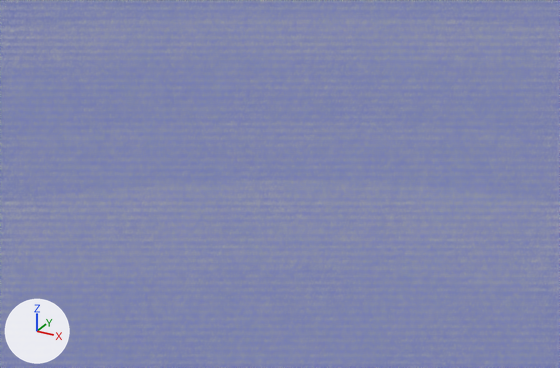
The Blender file vl.vlabs.com.ua/models/vlabs2/first.scene/first.scene.blend as it was, and as the next commit left it.
Before and after are seen from a 50 mm lens placed at (0.251, -5.196, 0.198), pointed at (0.018, -4.771, -0.014). Every picture has the same lights, and +X, +Y and +Z are marked at lower left.

The first picture shows 'Plane', 'groundPlane'.
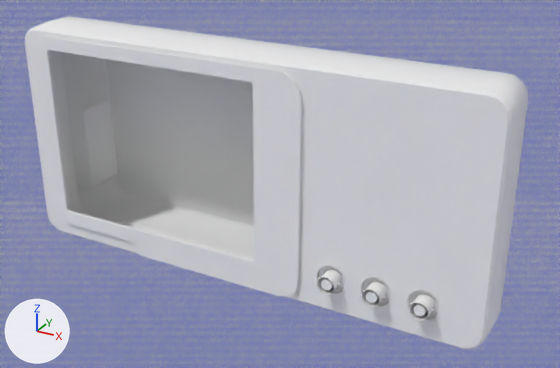
Boxes (x1, y1, x2, y2) around the edits, measured in the pictures (560 x 368 px):
'OWONSmartDS7102', added: after (25, 16, 528, 349)

What changed in the scene script:
```text
Add mat_owonsmartds7102material:
    mat_owonsmartds7102material = diffuse_material('OWONSmartDS7102Material')
    mat_owonsmartds7102material.base_color = (0.8, 0.8, 0.8)  # white #e7e7e7
Add me_owonsmartds7102geometry:
    me_owonsmartds7102geometry.from_pydata(...)  # 801 vertices, 623 faces; spans x -0.173..0.173, y -0.069..0.008, z -0.082..0.082
    me_owonsmartds7102geometry.materials.append(mat_owonsmartds7102material)  # its picture is missing
Add ob_owonsmartds7102:
    ob_owonsmartds7102 = bpy.data.objects.new('OWONSmartDS7102', me_owonsmartds7102geometry)
    ob_owonsmartds7102.location = (0.0, -4.7441, 0.0)
```
